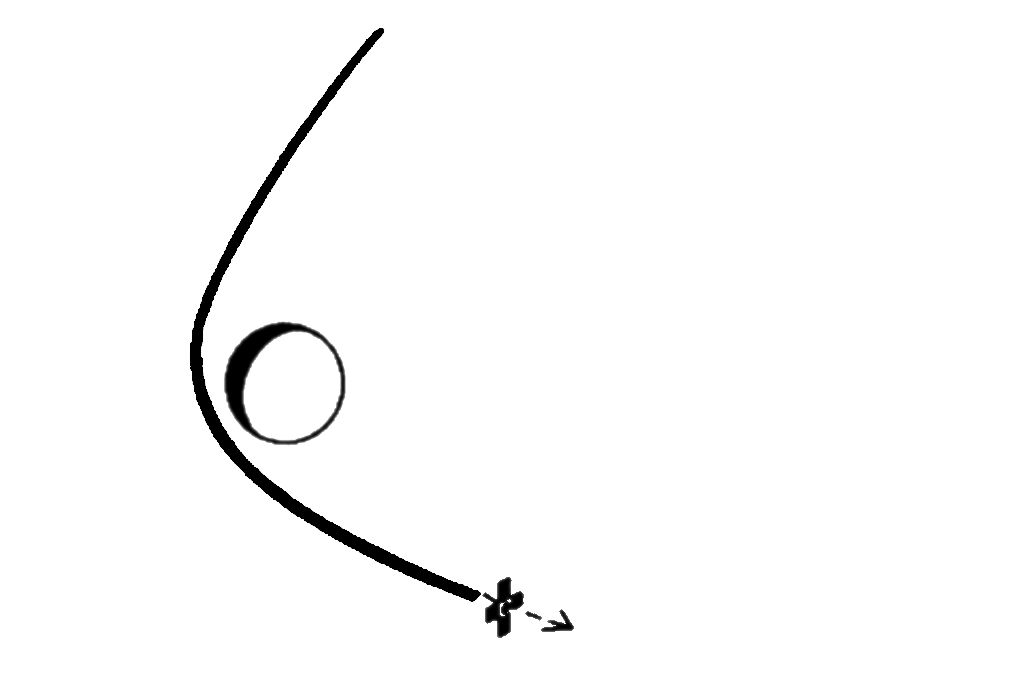
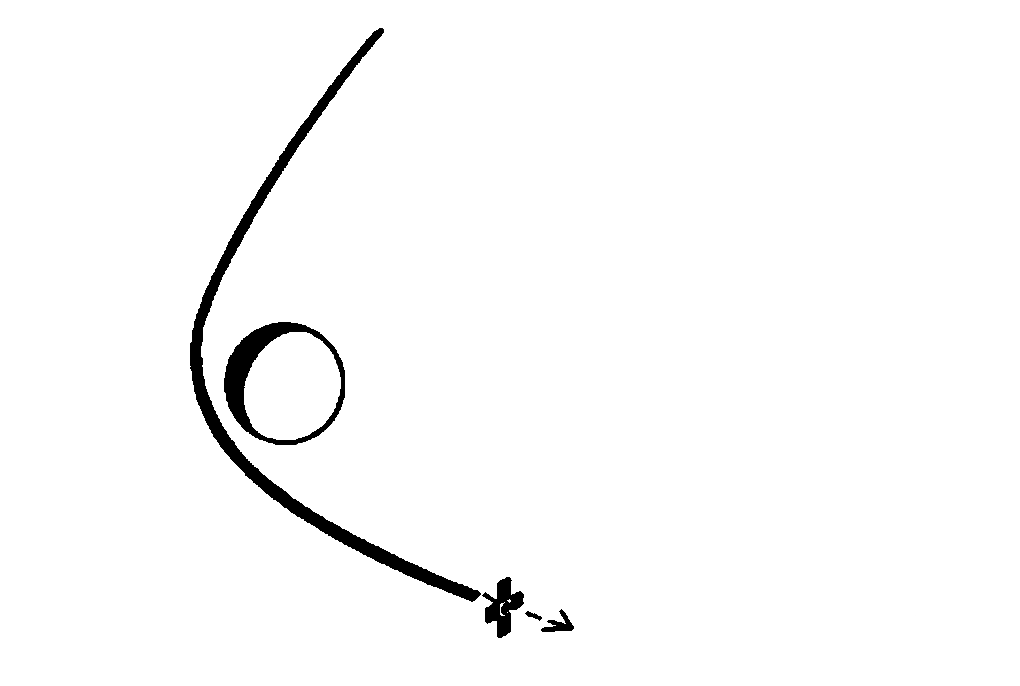
Revision of a layered w=1020, h=686 image; what changed, layer by layer:
painted on "traj" over (189, 28, 574, 638)
painted on "planet" over (189, 28, 574, 638)
painted on "MV-67_Venus_encounter_diagram_2.jpg copy #1" over (190, 28, 574, 638)
